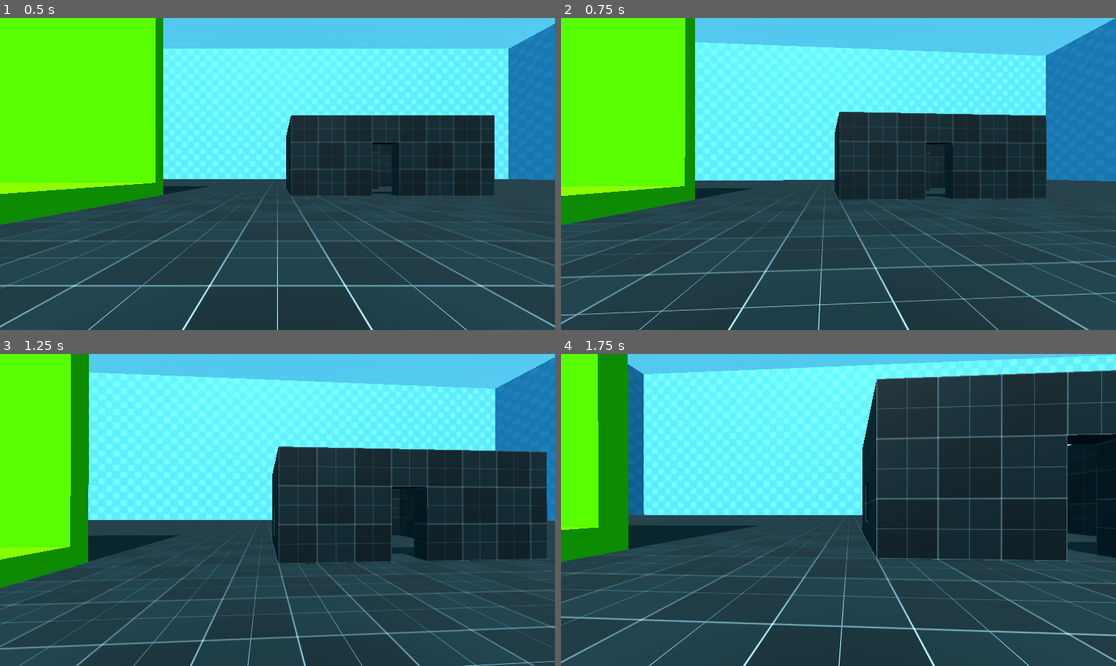
Above: before the commit, frames 1-4 (two rows, left to right).
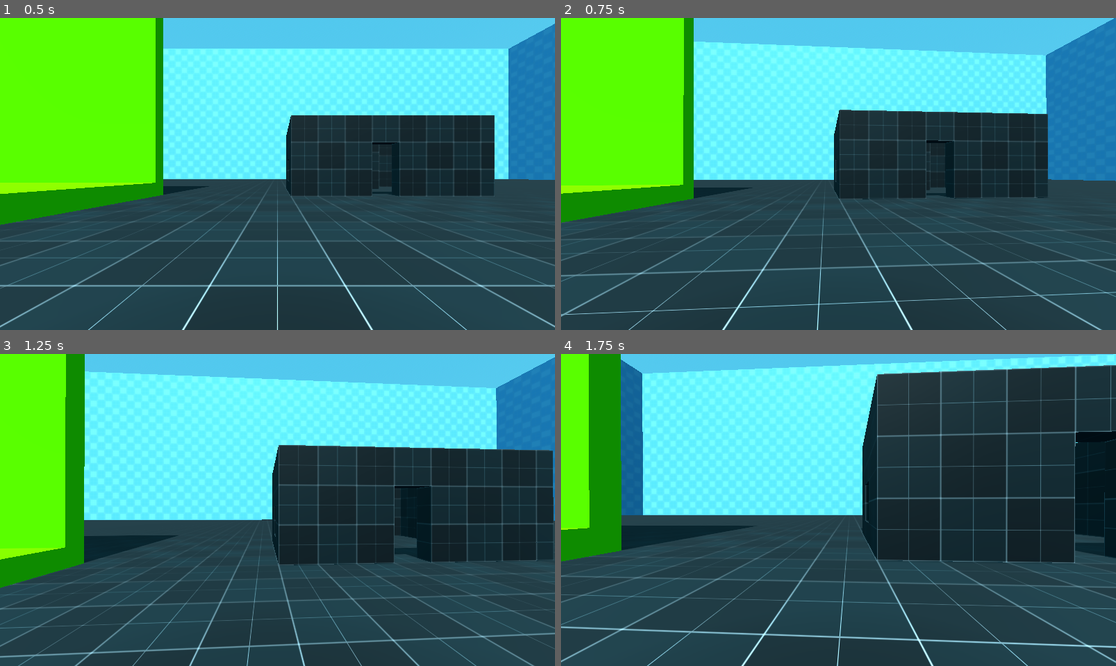
Above: after the commit, the same moments.

Repository: mom0367/Godot-3D-Game-Template
Game: Godot game, scene res://Test_Environment.tscn
Same seed, same stepped clock (60 frames per second), same inputs: the game is played once before the commit and once after it.
Inputs (mouse positions are in pixels of both pictures, inside the frame that each line leads up to):
- Up to frame 1 (0.5 s): no input
- Up to frame 2 (0.75 s): move the mouse to (866, 174) at 0.52 s; hold W (Move_Forward) from 0.53 s (still down); tap Ctrl (Crouch) at 0.6 s
- Up to frame 3 (1.25 s): keep holding W (Move_Forward); tap Space (Jump) at 0.77 s
- Up to frame 4 (1.75 s): keep holding W (Move_Forward); move the mouse to (810, 510) at 1.27 s; click (810, 510) at 1.35 s; tap Space (Jump) at 1.52 s

Frame 1 is identical in both runs. In frame 2, 6.0% of the frame differs, in the area x 0-100%, y 0-100%; in frame 3, 6.3%; in frame 4, 9.6%.

Commit message:
Fixed player being able to crouch when crouch disabled, removed a TODO statement.

Diff:
--- a/Player_Controller/Crouch_Handler.gd
+++ b/Player_Controller/Crouch_Handler.gd
@@ -22,12 +22,11 @@
 # Called every frame. 'delta' is the elapsed time since the previous frame.
 func _process(_delta: float) -> void:
 
-	#Swim down code #TODO doesn't work
 	if (player.swimming or player.floating) and Input.is_action_pressed(player.mapped_inputs["Crouch"]):
 		player.velocity.y -= (player.jump_power * 0.02)
 
 	#Debounce to stop crouch from getting slowly offset
-	if player.stored_crouch_state == false and tween_debounce == false:
+	if player.stored_crouch_state == false and tween_debounce == false and player.crouch_allowed == true:
 		if (Input.is_action_pressed(player.mapped_inputs["Crouch"]) and player.toggle_crouch == false) or (Input.is_action_just_pressed(player.mapped_inputs["Crouch"]) and player.toggle_crouch == true):
 			if ((not player.swimming and not player.floating) or (player.swimming and player.is_on_floor())):
 				#print("Crouching enabled")
--- a/Player_Controller/Player_Character.tscn
+++ b/Player_Controller/Player_Character.tscn
@@ -678,8 +678,8 @@
 bones/1/parent = 0
 bones/1/rest = Transform3D(0.99919283, 0.036301732, 0.017202321, 0.02570899, -0.2488265, -0.96820676, -0.03086719, 0.9678675, -0.24955893, 0.0006191333, 0.04993794, 0.8889972)
 bones/1/enabled = true
-bones/1/position = Vector3(0.0033853715, 0.08722146, 0.8706338)
-bones/1/rotation = Quaternion(0.75945157, -0.08870633, -0.07476989, 0.640136)
+bones/1/position = Vector3(-0.00068800367, 0.08688805, 0.8718179)
+bones/1/rotation = Quaternion(0.7577312, -0.08850539, -0.07500762, 0.6421715)
 bones/1/scale = Vector3(1, 0.99999994, 0.99999994)
 bones/1/bone_meta/extras = {
 "name": "DEF-hips"
@@ -699,7 +699,7 @@
 bones/3/rest = Transform3D(0.9996956, -0.021397451, 0.012282619, 0.020186933, 0.995609, 0.091406226, -0.014184548, -0.09113045, 0.9957379, 1.3330509e-15, 0.12403497, -1.1175871e-08)
 bones/3/enabled = true
 bones/3/position = Vector3(1.3330509e-15, 0.12403497, -1.1175871e-08)
-bones/3/rotation = Quaternion(-0.033627413, 0.00011296503, 0.00012627392, 0.9994345)
+bones/3/rotation = Quaternion(-0.03420736, 0.00011264197, 0.00012652327, 0.9994148)
 bones/3/scale = Vector3(1, 0.9999999, 0.99999994)
 bones/3/bone_meta/extras = {
 "name": "DEF-spine.002"
@@ -709,7 +709,7 @@
 bones/4/rest = Transform3D(0.99938923, -0.00026280366, 0.034944445, 0.006849113, 0.98205036, -0.18849467, -0.03426767, 0.1886189, 0.9814522, -2.9745595e-16, 0.14127187, -9.313226e-10)
 bones/4/enabled = true
 bones/4/position = Vector3(-2.9745595e-16, 0.14127187, -9.313226e-10)
-bones/4/rotation = Quaternion(0.12830622, 0.00030667122, 0.00040386006, 0.9917345)
+bones/4/rotation = Quaternion(0.12709993, 0.0003059668, 0.00040434772, 0.99188983)
 bones/4/scale = Vector3(1, 1, 0.9999999)
 bones/4/bone_meta/extras = {
 "name": "DEF-spine.003"
@@ -719,7 +719,7 @@
 bones/5/rest = Transform3D(0.99973834, -0.006298333, -0.021992303, 0.0041734553, 0.9954339, -0.09536118, 0.022492506, 0.09524444, 0.99519974, -4.9984414e-15, 0.17480099, 1.1175871e-08)
 bones/5/enabled = true
 bones/5/position = Vector3(-4.9984414e-15, 0.17480099, 1.1175871e-08)
-bones/5/rotation = Quaternion(0.025234954, -0.00023339153, -0.0002453276, 0.9996815)
+bones/5/rotation = Quaternion(0.025502382, -0.0002332426, -0.0002454716, 0.99967474)
 bones/5/scale = Vector3(1, 0.99999994, 0.99999994)
 bones/5/bone_meta/extras = {
 "name": "DEF-neck"
@@ -729,7 +729,7 @@
 bones/6/rest = Transform3D(0.99974155, -0.004036565, -0.02237239, 0.005363906, 0.99820846, 0.059590686, 0.022091765, -0.059695285, 0.9979722, 1.8347462e-15, 0.13206439, 5.6810677e-08)
 bones/6/enabled = true
 bones/6/position = Vector3(1.8347462e-15, 0.13206439, 5.6810677e-08)
-bones/6/rotation = Quaternion(-0.029498395, 0.09604388, 0.0013311274, 0.994939)
+bones/6/rotation = Quaternion(-0.025384651, 0.09604701, 0.0010895523, 0.9950525)
 bones/6/scale = Vector3(1, 0.99999994, 1)
 bones/6/bone_meta/extras = {
 "name": "DEF-head"
@@ -749,7 +749,7 @@
 bones/8/rest = Transform3D(0.57110554, 0.8208765, 0.0005508774, -0.0266864, 0.017895699, 0.99948364, 0.82044274, -0.57082534, 0.03212657, 0.01879997, 0.123129345, 0.105539314)
 bones/8/enabled = true
 bones/8/position = Vector3(0.01879997, 0.123129345, 0.105539314)
-bones/8/rotation = Quaternion(-0.6103135, -0.36607826, -0.40106875, 0.5767566)
+bones/8/rotation = Quaternion(-0.6082849, -0.36748415, -0.39978102, 0.5788956)
 bones/8/scale = Vector3(1, 1, 0.99999994)
 bones/8/bone_meta/extras = {
 "name": "DEF-shoulder.L"
@@ -759,7 +759,7 @@
 bones/9/rest = Transform3D(-0.49671623, 0.2137761, 0.84117347, -0.798822, 0.26633883, -0.5393951, -0.33934695, -0.939874, 0.03847424, -1.3038516e-08, 0.20208465, 6.775372e-08)
 bones/9/enabled = true
 bones/9/position = Vector3(-1.3038516e-08, 0.20208465, 6.775372e-08)
-bones/9/rotation = Quaternion(-0.25509134, 0.6697624, -0.51906073, 0.4657498)
+bones/9/rotation = Quaternion(-0.26113346, 0.6704842, -0.5149021, 0.46597883)
 bones/9/scale = Vector3(0.99999994, 0.9999998, 1)
 bones/9/bone_meta/extras = {
 "name": "DEF-upper_arm.L"
@@ -769,7 +769,7 @@
 bones/10/rest = Transform3D(0.9546212, 0.19982767, 0.22083323, -0.08380278, 0.891763, -0.44467497, -0.28578925, 0.4059897, 0.868042, 5.882066e-08, 0.29659474, 2.6921043e-09)
 bones/10/enabled = true
 bones/10/position = Vector3(5.882066e-08, 0.29659474, 2.6921043e-09)
-bones/10/rotation = Quaternion(0.24685186, 0.008865199, 0.0053045773, 0.9689982)
+bones/10/rotation = Quaternion(0.2500386, 0.015198078, 0.0036440976, 0.9681097)
 bones/10/scale = Vector3(1, 0.99999994, 1)
 bones/10/bone_meta/extras = {
 "name": "DEF-forearm.L"
@@ -989,7 +989,7 @@
 bones/32/rest = Transform3D(0.5246117, -0.85134155, -0.0005509343, 0.027639389, 0.01638508, 0.9994837, -0.85089284, -0.5243561, 0.032126363, -0.0188, 0.123129345, 0.10553931)
 bones/32/enabled = true
 bones/32/position = Vector3(-0.0188, 0.123129345, 0.10553931)
-bones/32/rotation = Quaternion(-0.6465904, 0.30460325, 0.33503968, 0.6139105)
+bones/32/rotation = Quaternion(-0.6445387, 0.3057194, 0.33402163, 0.6160642)
 bones/32/scale = Vector3(1, 1.0000001, 1)
 bones/32/bone_meta/extras = {
 "name": "DEF-shoulder.R"
@@ -999,7 +999,7 @@
 bones/33/rest = Transform3D(-0.4967041, -0.17172147, -0.8507626, 0.82028764, 0.22738609, -0.52480847, 0.2835724, -0.9585445, 0.027917406, -5.5879354e-09, 0.20208466, 7.334165e-08)
 bones/33/enabled = true
 bones/33/position = Vector3(-5.5879354e-09, 0.20208466, 7.334165e-08)
-bones/33/rotation = Quaternion(0.28985733, 0.6781223, -0.47980037, -0.4753152)
+bones/33/rotation = Quaternion(0.2908567, 0.6786964, -0.47745717, -0.47624388)
 bones/33/scale = Vector3(1, 1.0000001, 1.0000001)
 bones/33/bone_meta/extras = {
 "name": "DEF-upper_arm.R"
@@ -1009,7 +1009,7 @@
 bones/34/rest = Transform3D(0.99329066, -0.11132576, -0.031308863, 0.08381965, 0.8795776, -0.46831366, 0.07967393, 0.46254724, 0.8830076, -8.0337486e-08, 0.29659465, 1.1059456e-09)
 bones/34/enabled = true
 bones/34/position = Vector3(-8.0337486e-08, 0.29659465, 1.1059456e-09)
-bones/34/rotation = Quaternion(0.36779827, -0.14551058, 0.05838861, 0.91659254)
+bones/34/rotation = Quaternion(0.3676776, -0.14739606, 0.05914514, 0.9162912)
 bones/34/scale = Vector3(1, 1, 1.0000001)
 bones/34/bone_meta/extras = {
 "name": "DEF-forearm.R"
@@ -1229,7 +1229,7 @@
 bones/56/rest = Transform3D(0.99972856, 0.02285011, 0.004551366, 0.021060474, -0.80271876, -0.59598655, -0.009964878, 0.59591985, -0.80298316, 0.08899997, 0.027770823, 0.04602381)
 bones/56/enabled = true
 bones/56/position = Vector3(0.08899997, 0.027770823, 0.04602381)
-bones/56/rotation = Quaternion(0.956641, 0.11648438, -0.014362076, 0.26657686)
+bones/56/rotation = Quaternion(0.95890695, 0.11746856, -0.014483418, 0.2578546)
 bones/56/scale = Vector3(1, 1, 1.0000013)
 bones/56/bone_meta/extras = {
 "name": "DEF-thigh.L"
@@ -1239,7 +1239,7 @@
 bones/57/rest = Transform3D(0.9999946, 0.0015352443, 0.0028907778, -1.9212252e-05, 0.88591456, -0.46384847, -0.0032731027, 0.46384597, 0.88590974, 3.2757286e-09, 0.40662566, -1.5933939e-09)
 bones/57/enabled = true
 bones/57/position = Vector3(3.2757286e-09, 0.40662566, -1.5933939e-09)
-bones/57/rotation = Quaternion(0.22241032, -0.109504014, 0.025137775, 0.96845794)
+bones/57/rotation = Quaternion(0.21180205, -0.10986131, 0.023957986, 0.9708226)
 bones/57/scale = Vector3(0.99999994, 1, 0.9999999)
 bones/57/bone_meta/extras = {
 "name": "DEF-shin.L"
@@ -1249,7 +1249,7 @@
 bones/58/rest = Transform3D(0.9996303, -0.020474486, 0.017892579, -0.008244121, 0.39884293, 0.91698205, -0.02591107, -0.9167906, 0.39852664, 1.0955318e-08, 0.4331937, -8.4946805e-10)
 bones/58/enabled = true
 bones/58/position = Vector3(1.0955318e-08, 0.4331937, -8.4946805e-10)
-bones/58/rotation = Quaternion(-0.51034594, 0.022900049, 0.09344951, 0.85457003)
+bones/58/rotation = Quaternion(-0.50613976, 0.021735445, 0.09580354, 0.8568383)
 bones/58/scale = Vector3(1, 0.99999994, 0.9999998)
 bones/58/bone_meta/extras = {
 "name": "DEF-foot.L"
@@ -1279,7 +1279,7 @@
 bones/61/rest = Transform3D(0.99924797, 0.038111992, -0.007141642, 0.038705308, -0.99144375, 0.12466467, -0.0023293146, -0.124847166, -0.9921746, -0.08899997, 0.027770823, 0.046023797)
 bones/61/enabled = true
 bones/61/position = Vector3(-0.08899997, 0.027770823, 0.046023797)
-bones/61/rotation = Quaternion(0.99018157, -0.13353123, 0.016464112, 0.03793286)
+bones/61/rotation = Quaternion(0.9910975, -0.12834202, 0.015824283, 0.03168089)
 bones/61/scale = Vector3(1, 1, 1.0000013)
 bones/61/bone_meta/extras = {
 "name": "DEF-thigh.R"
@@ -1289,7 +1289,7 @@
 bones/62/rest = Transform3D(0.9999891, 0.0019489866, 0.004238441, -2.2534863e-05, 0.91055465, -0.41338873, -0.0046650213, 0.41338417, 0.9105447, -1.5808781e-09, 0.40662566, -1.5934258e-09)
 bones/62/enabled = true
 bones/62/position = Vector3(-1.5808781e-09, 0.40662566, -1.5934258e-09)
-bones/62/rotation = Quaternion(0.16736995, 0.3512624, -0.063983776, 0.91897124)
+bones/62/rotation = Quaternion(0.16012426, 0.35235336, -0.061334196, 0.9200247)
 bones/62/scale = Vector3(0.99999994, 1, 0.99999994)
 bones/62/bone_meta/extras = {
 "name": "DEF-shin.R"
@@ -1299,7 +1299,7 @@
 bones/63/rest = Transform3D(0.99986136, -0.008844542, 0.014111701, -0.00884467, 0.4359683, 0.89991844, -0.014111624, -0.8999185, 0.4358296, -1.0955318e-08, 0.4331937, -8.5310603e-10)
 bones/63/enabled = true
 bones/63/position = Vector3(-1.0955318e-08, 0.4331937, -8.5310603e-10)
-bones/63/rotation = Quaternion(-0.6003704, -0.053750623, -0.16242708, 0.78120655)
+bones/63/rotation = Quaternion(-0.5990747, -0.05397093, -0.16117734, 0.78244394)
 bones/63/scale = Vector3(1, 0.99999994, 0.9999999)
 bones/63/bone_meta/extras = {
 "name": "DEF-foot.R"
--- a/Test_Environment.tscn
+++ b/Test_Environment.tscn
@@ -326,6 +326,7 @@
 
 [node name="Player_Character" parent="Players" unique_id=1452749356 instance=ExtResource("10_dbicm")]
 transform = Transform3D(1, 0, 0, 0, 1, 0, 0, 0, 1, 0, 2.25, 0)
+crouch_allowed = false
 
 [node name="Player_Spawner" type="MultiplayerSpawner" parent="." unique_id=1529968100]
 spawn_path = NodePath("../Players")
